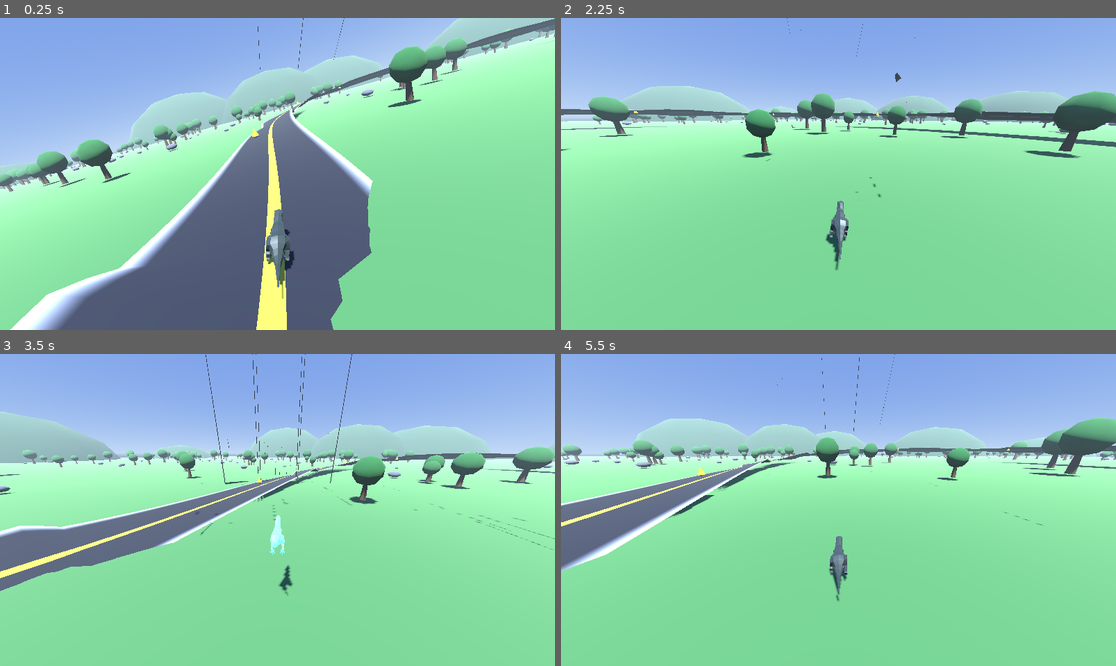
Above: before the commit, frames 1-4 (two rows, left to right).
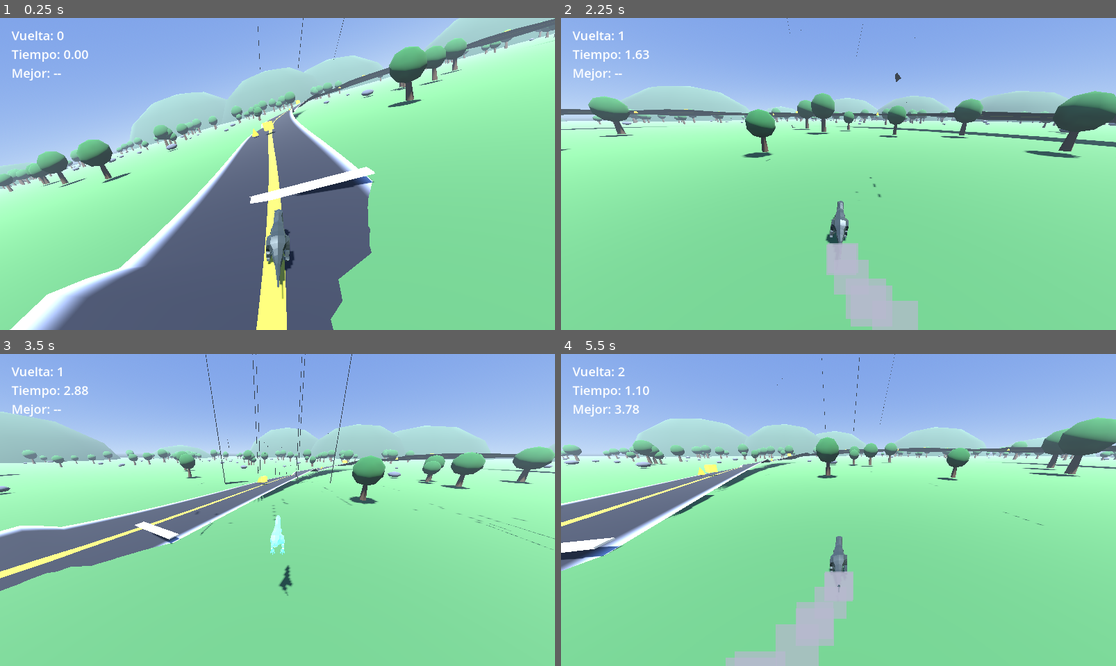
Above: after the commit, the same moments.

Repository: antoniojmonge/dinogame
Game: Godot game, scene res://scenes/main.tscn
Two runs of this game, one before a commit and one after it. Both use one fixed random seed, a clock stepped at 60 frames per second and the inputs below.
Inputs:
- Up to frame 1 (0.25 s): no input
- Up to frame 2 (2.25 s): hold D (move_right) 0.53-1.28 s; hold Shift (drift) 0.53-1.28 s; tap Space (jump) at 0.77, 1.52 s; hold A (move_left) 1.28-2.03 s; tap Shift (drift) at 1.35 s; hold D (move_right) from 2.03 s (still down); hold Shift (drift) from 2.03 s (still down)
- Up to frame 3 (3.5 s): keep holding D (move_right); release Shift (drift) at 2.78 s; tap Shift (drift) at 2.85 s; tap Space (jump) at 3.02 s
- Up to frame 4 (5.5 s): release D (move_right) at 3.53 s; hold Shift (drift) 3.53-4.28 s; hold A (move_left) from 3.53 s (still down); tap Space (jump) at 3.77, 4.52 s; tap Shift (drift) at 4.35 s; hold Shift (drift) from 5.03 s (still down)

The runs differ from the first frame. In frame 1, 1.3% of the frame differs, in the area x 2-92%, y 3-60%; in frame 2, 2.9%; in frame 3, 0.6%; in frame 4, 3.8%, in the area x 0-66%, y 4-100%.

Commit message:
Derrape con solo Shift, cronometro/meta, humo y cajas de items
- Derrape: se carga manteniendo Shift (ya no requiere girar)

- Linea de meta (Area3D) + RaceManager (vueltas y mejor tiempo) + HUD

- GPUParticles3D de humo que se activa al derrapar

- Cajas de items con poderes (turbo x1.8 y escudo 5s)

Diff:
--- a/scenes/dino.tscn
+++ b/scenes/dino.tscn
@@ -6,6 +6,26 @@
 [sub_resource type="CapsuleShape3D" id="CapsuleShape3D_body"]
 radius = 0.9
 height = 3.4
+
+[sub_resource type="ParticleProcessMaterial" id="ParticleProcessMaterial_smoke"]
+direction = Vector3(0, 1, 0)
+spread = 32.0
+initial_velocity_min = 1.5
+initial_velocity_max = 3.5
+gravity = Vector3(0, 3, 0)
+scale_min = 0.3
+scale_max = 0.8
+color = Color(0.85, 0.85, 0.9, 1)
+
+[sub_resource type="StandardMaterial3D" id="StandardMaterial3D_smoke"]
+transparency = 1
+shading_mode = 0
+billboard_mode = 3
+albedo_color = Color(0.85, 0.85, 0.9, 0.7)
+vertex_color_use_as_albedo = true
+
+[sub_resource type="QuadMesh" id="QuadMesh_smoke"]
+material = SubResource("StandardMaterial3D_smoke")
 
 [node name="Dino" type="CharacterBody3D"]
 script = ExtResource("1_dino")
@@ -17,6 +37,15 @@
 transform = Transform3D(1, 0, 0, 0, 1, 0, 0, 0, 1, 0, 1.7, 0)
 shape = SubResource("CapsuleShape3D_body")
 
+[node name="DriftSmoke" type="GPUParticles3D" parent="."]
+transform = Transform3D(1, 0, 0, 0, 1, 0, 0, 0, 1, 0, 0.6, 1.4)
+emitting = false
+amount = 30
+lifetime = 0.7
+local_coords = false
+process_material = SubResource("ParticleProcessMaterial_smoke")
+draw_pass_1 = SubResource("QuadMesh_smoke")
+
 [node name="CameraRig" type="SpringArm3D" parent="."]
 transform = Transform3D(1, 0, 0, 0, 0.939693, 0.34202, 0, -0.34202, 0.939693, 0, 3, 0)
 spring_length = 6.0
--- /dev/null
+++ b/scenes/finish_line.tscn
@@ -0,0 +1,26 @@
+[gd_scene load_steps=5 format=3]
+
+[ext_resource type="Script" path="res://scripts/finish_line.gd" id="1_finish"]
+
+[sub_resource type="BoxMesh" id="BoxMesh_finish"]
+size = Vector3(11, 0.1, 1.0)
+
+[sub_resource type="StandardMaterial3D" id="StandardMaterial3D_finish"]
+albedo_color = Color(0.95, 0.95, 0.95, 1)
+emission_enabled = true
+emission = Color(0.55, 0.55, 0.55, 1)
+
+[sub_resource type="BoxShape3D" id="BoxShape3D_finish"]
+size = Vector3(11, 3, 1.4)
+
+[node name="FinishLine" type="Area3D"]
+script = ExtResource("1_finish")
+
+[node name="MeshInstance3D" type="MeshInstance3D" parent="."]
+transform = Transform3D(1, 0, 0, 0, 1, 0, 0, 0, 1, 0, 0.08, 0)
+mesh = SubResource("BoxMesh_finish")
+surface_material_override/0 = SubResource("StandardMaterial3D_finish")
+
+[node name="CollisionShape3D" type="CollisionShape3D" parent="."]
+transform = Transform3D(1, 0, 0, 0, 1, 0, 0, 0, 1, 0, 1.5, 0)
+shape = SubResource("BoxShape3D_finish")
--- /dev/null
+++ b/scenes/item_box.tscn
@@ -0,0 +1,25 @@
+[gd_scene load_steps=5 format=3]
+
+[ext_resource type="Script" path="res://scripts/item_box.gd" id="1_itembox"]
+
+[sub_resource type="BoxMesh" id="BoxMesh_itembox"]
+size = Vector3(1.4, 1.4, 1.4)
+
+[sub_resource type="StandardMaterial3D" id="StandardMaterial3D_itembox"]
+albedo_color = Color(0.95, 0.85, 0.15, 1)
+emission_enabled = true
+emission = Color(0.95, 0.85, 0.2, 1)
+emission_energy_multiplier = 1.4
+
+[sub_resource type="BoxShape3D" id="BoxShape3D_itembox"]
+size = Vector3(1.6, 1.6, 1.6)
+
+[node name="ItemBox" type="Area3D"]
+script = ExtResource("1_itembox")
+
+[node name="MeshInstance3D" type="MeshInstance3D" parent="."]
+mesh = SubResource("BoxMesh_itembox")
+surface_material_override/0 = SubResource("StandardMaterial3D_itembox")
+
+[node name="CollisionShape3D" type="CollisionShape3D" parent="."]
+shape = SubResource("BoxShape3D_itembox")
--- a/scenes/main.tscn
+++ b/scenes/main.tscn
@@ -1,7 +1,8 @@
-[gd_scene load_steps=9 format=3]
+[gd_scene load_steps=10 format=3]
 
 [ext_resource type="PackedScene" path="res://scenes/dino.tscn" id="1_dino"]
 [ext_resource type="Script" uid="uid://dgum6ngelkvgl" path="res://scripts/track.gd" id="2_track"]
+[ext_resource type="Script" path="res://scripts/race_manager.gd" id="3_race"]
 
 [sub_resource type="ProceduralSkyMaterial" id="ProceduralSkyMaterial_1"]
 sky_top_color = Color(0.3, 0.5, 0.9, 1)
@@ -57,3 +58,16 @@
 
 [node name="Dino" parent="." instance=ExtResource("1_dino")]
 transform = Transform3D(1, 0, 0, 0, 1, 0, 0, 0, 1, 0, 0, 0)
+
+[node name="RaceManager" type="Node" parent="."]
+script = ExtResource("3_race")
+
+[node name="HUD" type="CanvasLayer" parent="."]
+
+[node name="Info" type="Label" parent="HUD"]
+offset_left = 24.0
+offset_top = 18.0
+offset_right = 420.0
+offset_bottom = 150.0
+theme_override_font_sizes/font_size = 26
+text = "Vuelta: 0"
--- a/scripts/dino.gd
+++ b/scripts/dino.gd
@@ -22,6 +22,7 @@
 @onready var anim: AnimationPlayer = $Model/AnimationPlayer
 @onready var camera_rig: SpringArm3D = $CameraRig
 @onready var camera: Camera3D = $CameraRig/Camera3D
+@onready var smoke: GPUParticles3D = $DriftSmoke
 
 const ANIM_IDLE := "Armature|TRex_Idle"
 const ANIM_WALK := "Armature|TRex_Walk"
@@ -41,6 +42,7 @@
 var _drift_level := 0
 var _boost_timer := 0.0
 var _boost_mult := 1.0
+var _shield_time := 0.0
 var _dino_mats: Array[StandardMaterial3D] = []
 
 
@@ -94,8 +96,19 @@
 
 
 func apply_obstacle_hit(slowdown: float, bounce: float) -> void:
+	if _shield_time > 0.0:
+		return
 	speed = maxf(0.0, speed * slowdown)
 	_vertical = maxf(_vertical, bounce)
+
+
+func apply_power(power: String) -> void:
+	match power:
+		"turbo":
+			_boost_mult = 1.8
+			_boost_timer = boost_duration
+		"shield":
+			_shield_time = 5.0
 
 
 func _physics_process(delta: float) -> void:
@@ -104,6 +117,9 @@
 		return
 
 	var on_floor := is_on_floor()
+
+	if _shield_time > 0.0:
+		_shield_time -= delta
 
 	if on_floor:
 		up_dir = up_dir.slerp(get_floor_normal(), clampf(align_speed * delta, 0.0, 1.0)).normalized()
@@ -159,8 +175,7 @@
 		if _boost_timer <= 0.0:
 			_boost_mult = 1.0
 
-	var turning := absf(turn) > 0.15
-	if Input.is_action_pressed("drift") and on_floor and speed > drift_min_speed and turning:
+	if Input.is_action_pressed("drift") and on_floor and speed > drift_min_speed:
 		if not _drifting:
 			_drifting = true
 			_drift_charge = 0.0
@@ -212,10 +227,15 @@
 	elif _boost_timer > 0.0:
 		col = Color(0.4, 0.85, 1.0)
 		energy = 1.2
+	elif _shield_time > 0.0:
+		col = Color(0.35, 1.0, 0.45)
+		energy = 1.0
 	for m in _dino_mats:
 		m.emission_enabled = energy > 0.0
 		m.emission = col
 		m.emission_energy_multiplier = energy
+	if smoke != null:
+		smoke.emitting = _drifting
 
 
 func _drift_color(level: int) -> Color:
--- /dev/null
+++ b/scripts/finish_line.gd
@@ -0,0 +1,25 @@
+extends Area3D
+
+## Linea de meta / salida. Al cruzar el jugador emite la senal 'crossed'.
+
+signal crossed
+
+var _cooldown := 0.0
+
+
+func _ready() -> void:
+	add_to_group("finish_line")
+	body_entered.connect(_on_body_entered)
+
+
+func _process(delta: float) -> void:
+	if _cooldown > 0.0:
+		_cooldown -= delta
+
+
+func _on_body_entered(body: Node3D) -> void:
+	if _cooldown > 0.0:
+		return
+	if body.is_in_group("player"):
+		_cooldown = 1.0
+		crossed.emit()
--- /dev/null
+++ b/scripts/item_box.gd
@@ -0,0 +1,36 @@
+extends Area3D
+
+## Caja de items: al tocarla da un poder aleatorio y se oculta para reaparecer.
+
+@export var powers: Array[String] = ["turbo", "shield"]
+@export var respawn_time := 4.0
+
+var _cooldown := 0.0
+var _mesh: Node3D = null
+
+
+func _ready() -> void:
+	add_to_group("item_box")
+	_mesh = get_node_or_null("MeshInstance3D")
+	body_entered.connect(_on_body_entered)
+
+
+func _process(delta: float) -> void:
+	if _mesh != null:
+		_mesh.rotate_y(delta * 1.6)
+	if _cooldown > 0.0:
+		_cooldown -= delta
+		if _cooldown <= 0.0:
+			set_deferred("monitoring", true)
+			visible = true
+
+
+func _on_body_entered(body: Node3D) -> void:
+	if _cooldown > 0.0:
+		return
+	if body.is_in_group("player") and body.has_method("apply_power"):
+		_cooldown = respawn_time
+		set_deferred("monitoring", false)
+		visible = false
+		var p: String = powers[randi() % powers.size()]
+		body.apply_power(p)
--- /dev/null
+++ b/scripts/race_manager.gd
@@ -0,0 +1,46 @@
+extends Node
+
+## Gestiona el cronometro de vueltas y actualiza el HUD.
+
+var _label: Label = null
+var _running := false
+var _lap := 0
+var _lap_start := 0.0
+var _best := -1.0
+
+
+func _ready() -> void:
+	_label = get_node_or_null("../HUD/Info")
+	await get_tree().process_frame
+	var fl := get_tree().get_first_node_in_group("finish_line")
+	if fl != null and fl.has_signal("crossed"):
+		fl.crossed.connect(_on_crossed)
+
+
+func _process(_delta: float) -> void:
+	if _label == null:
+		return
+	var cur := 0.0
+	if _running:
+		cur = _now() - _lap_start
+	var best := "--"
+	if _best >= 0.0:
+		best = "%.2f" % _best
+	_label.text = "Vuelta: %d\nTiempo: %.2f\nMejor: %s" % [_lap, cur, best]
+
+
+func _on_crossed() -> void:
+	if not _running:
+		_running = true
+		_lap = 1
+		_lap_start = _now()
+		return
+	var t := _now() - _lap_start
+	if _best < 0.0 or t < _best:
+		_best = t
+	_lap += 1
+	_lap_start = _now()
+
+
+func _now() -> float:
+	return float(Time.get_ticks_msec()) / 1000.0
--- a/scripts/track.gd
+++ b/scripts/track.gd
@@ -11,6 +11,7 @@
 @export var build_scenery := true
 @export var build_obstacles := true
 @export var obstacle_count := 14
+@export var item_box_count := 8
 @export var bank_strength := 12.0
 @export var max_bank := 0.4
 @export var tree_count := 260
@@ -26,8 +27,10 @@
 func _ready() -> void:
 	_curve = _make_curve(_control_points())
 	_build_road()
+	_build_finish_line()
 	if build_obstacles:
 		_build_obstacles()
+	_build_item_boxes()
 	if build_scenery:
 		_build_scenery()
 
@@ -166,6 +169,16 @@
 					cshape.shape.backface_collision = false
 
 
+func _build_finish_line() -> void:
+	var scene: PackedScene = load("res://scenes/finish_line.tscn")
+	if scene == null:
+		return
+	var xf := _curve.sample_baked_with_rotation(6.0, true, true)
+	var fl: Node3D = scene.instantiate()
+	add_child(fl)
+	fl.global_transform = Transform3D(xf.basis.orthonormalized(), xf.origin)
+
+
 func _build_obstacles() -> void:
 	var scene: PackedScene = load("res://scenes/hazard.tscn")
 	if scene == null:
@@ -181,6 +194,19 @@
 		var obs: Node3D = scene.instantiate()
 		add_child(obs)
 		obs.global_position = pos
+
+
+func _build_item_boxes() -> void:
+	var scene: PackedScene = load("res://scenes/item_box.tscn")
+	if scene == null:
+		return
+	var total := _curve.get_baked_length()
+	for i in item_box_count:
+		var t := (float(i) + 0.5) / float(item_box_count)
+		var xf := _curve.sample_baked_with_rotation(t * total, true, true)
+		var box: Node3D = scene.instantiate()
+		add_child(box)
+		box.global_position = xf.origin + Vector3(0, 1.4, 0)
 
 
 func _build_scenery() -> void:
Not shown: 1 places in scenes/dino.tscn that only renumber resources
Not shown, added: scripts/finish_line.gd.uid
Not shown, added: scripts/item_box.gd.uid
Not shown, added: scripts/race_manager.gd.uid
